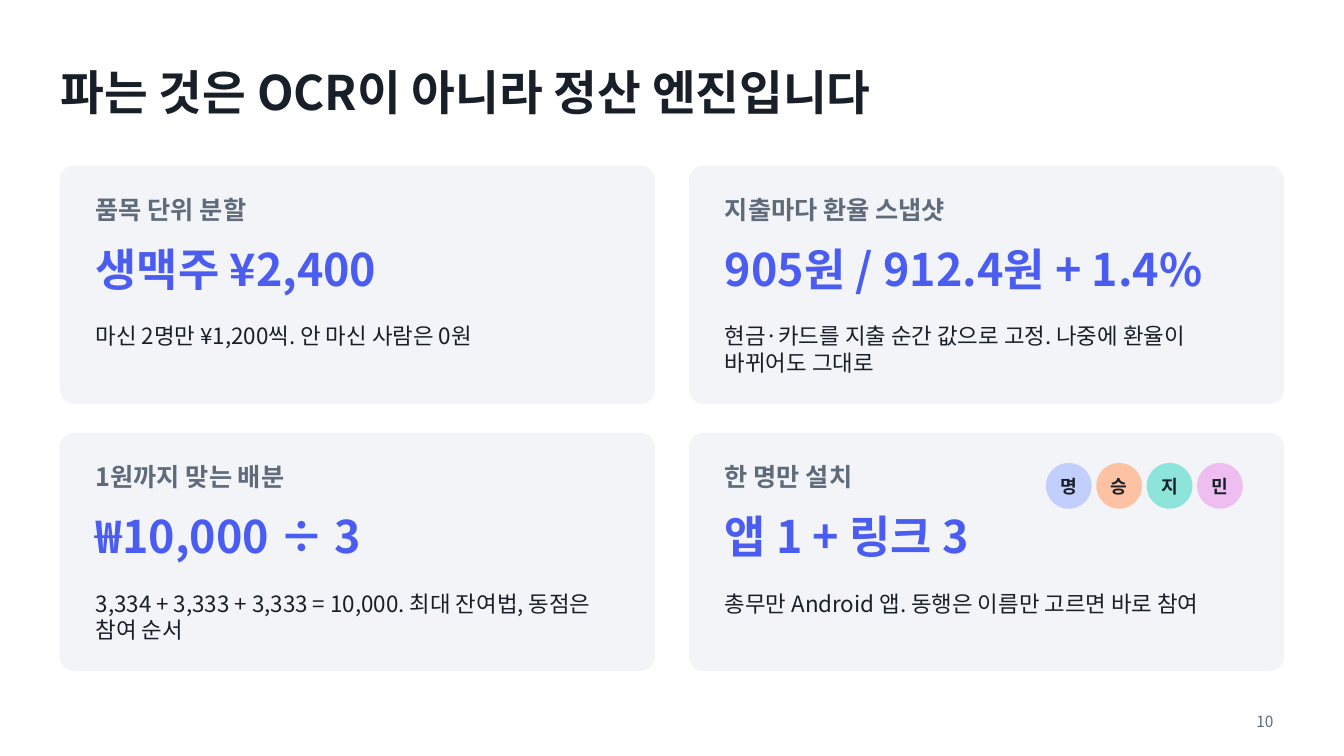
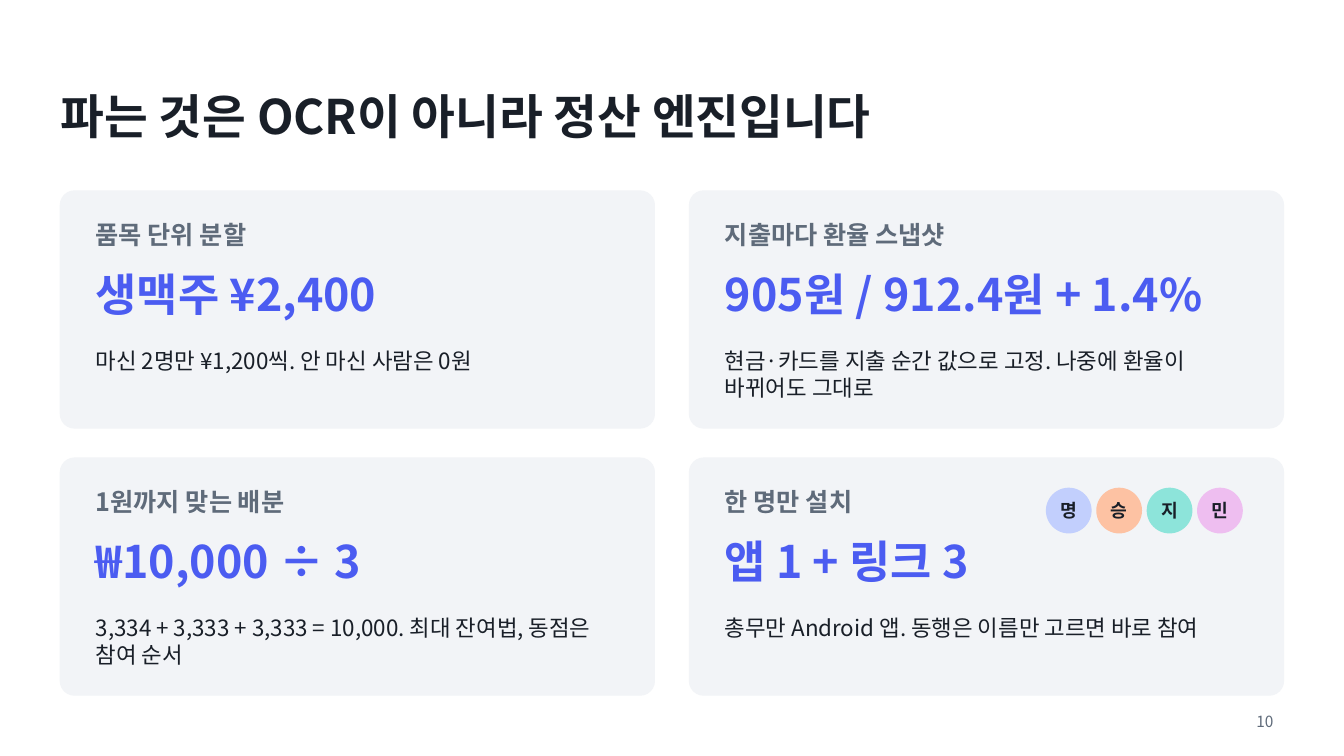
Before and after one commit to mchoe1638-pixel/svc-hackathon-Hashell, a slide deck: slide 10 of docs/pitch/hashell_pitch.pptx. Drawn at 1344x756 pixels with LibreOffice and Linux fonts; fonts in the diff are those of the drawing. Boxes give left, top, right and bottom in pixels: in the first picture for what was removed or moved away, otherwise in the second. Text is boxed around its words. In the diff, an @@ line names an element or a change of style, - is before the commit and + after.

```diff
--- a/docs/pitch/hashell_pitch.pptx
+++ b/docs/pitch/hashell_pitch.pptx
@@ 16 texts, 4 rounded rectangles, 4 ellipses, 1 title: place and size @@
-16 texts, 4 rounded rectangles, 4 ellipses, 1 title at (60,70,1284,670)
+16 texts, 4 rounded rectangles, 4 ellipses, 1 title at (60,94,1284,696)
```
Also in this commit, not shown: 12 other slides changed, 8 other files.
